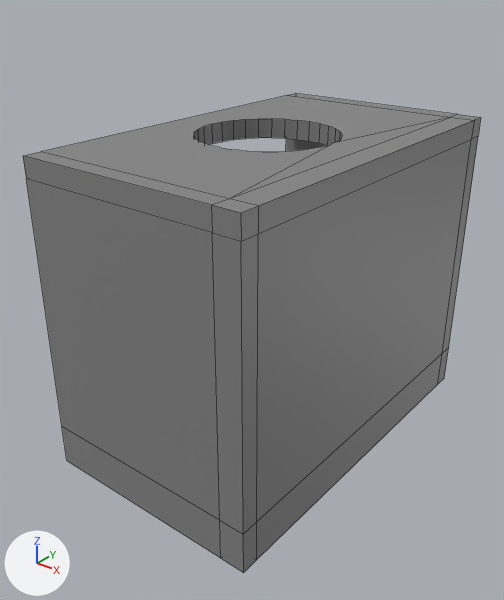
The FBX model Assets/Models/Diorama/diorama_box.fbx as it was, and as the next commit left it.
Camera for both pictures: a 50 mm camera at (1.129, -2.327, 1.131) aimed at (-0.385, -0.434, -0.043). Arrows for +X, +Y and +Z are at lower left; the lights stay in place. Mesh edges are drawn as thin lines.

The first picture shows 'diorama_box'.
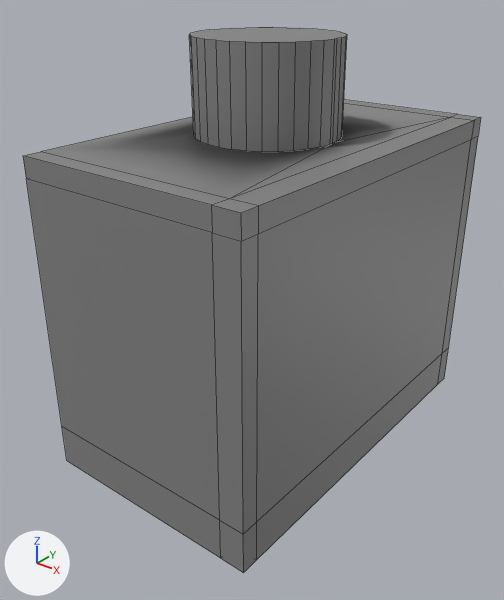
Where the newer file only moved an object's origin or applied its transform, the numbers keep the older frame.

Where the change shows, as pixel boxes [x1, y1, x2, y2] in the pictures (504 x 600 px):
```json
{"object": "diorama_box", "change": "reshaped", "before": [23, 93, 481, 573], "after": [23, 27, 481, 573], "on screen": "14% taller"}
{"part": 1, "of": "me_cube_022", "change": "added", "after": [189, 27, 347, 152]}
```

Edits to the scene script, one JSON object a line:
```json
{"block": "me_cube_022", "where": "# used by ob_diorama_box; location = (0.0, 0.0, 0.0)"}
{"op": "remove", "block": "me_cube_022", "code": "me_cube_022.from_pydata(...)  # 213 vertices, 149 faces; spans x -0.819..0.08, y -1.06..0.437, z -0.641..0.574"}
{"op": "add", "block": "me_cube_022", "code": "me_cube_022.from_pydata(...)  # 246 vertices, 183 faces; spans x -0.819..0.08, y -1.06..0.437, z -0.641..0.909"}
{"block": "me_cube_022", "change": "me_cube_022 part 1"}
{"block": "me_cube_022", "change": "27 new vertices lie (-0.003, 0.0, 0.335) away from vertices in x -0.668..-0.137, y -0.582..-0.061, z 0.574"}
{"block": "me_cube_022", "change": "6 new vertices lie (-0.002, 0.0, 0.335) away from vertices in x -0.648..-0.351, y -0.587..-0.056, z 0.574"}
{"block": "me_cube_022", "change": "34 new faces join them"}
```
